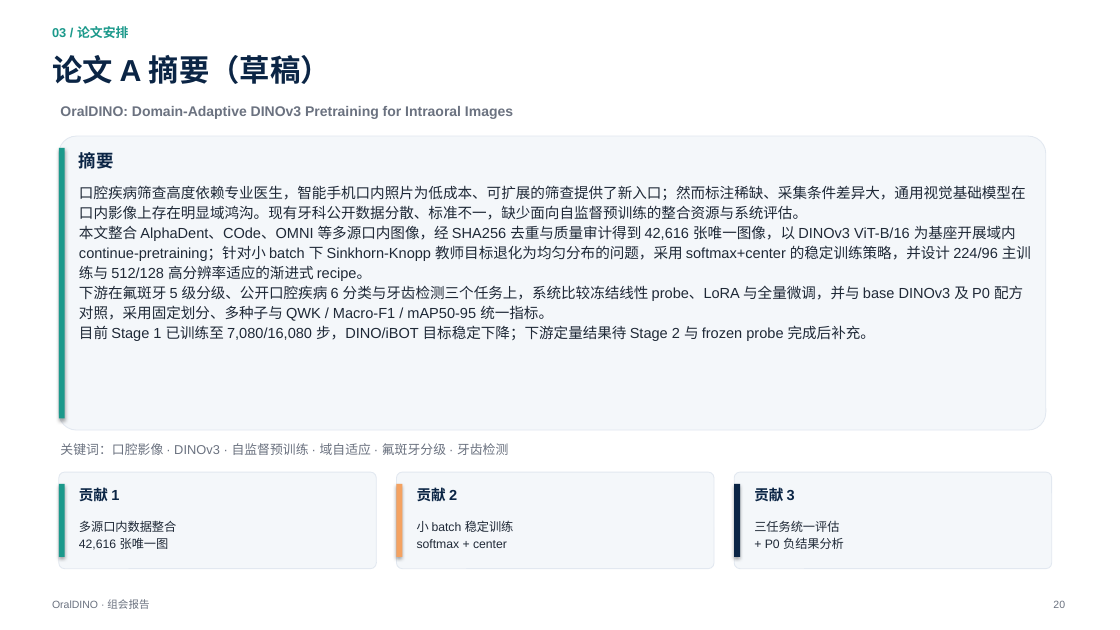
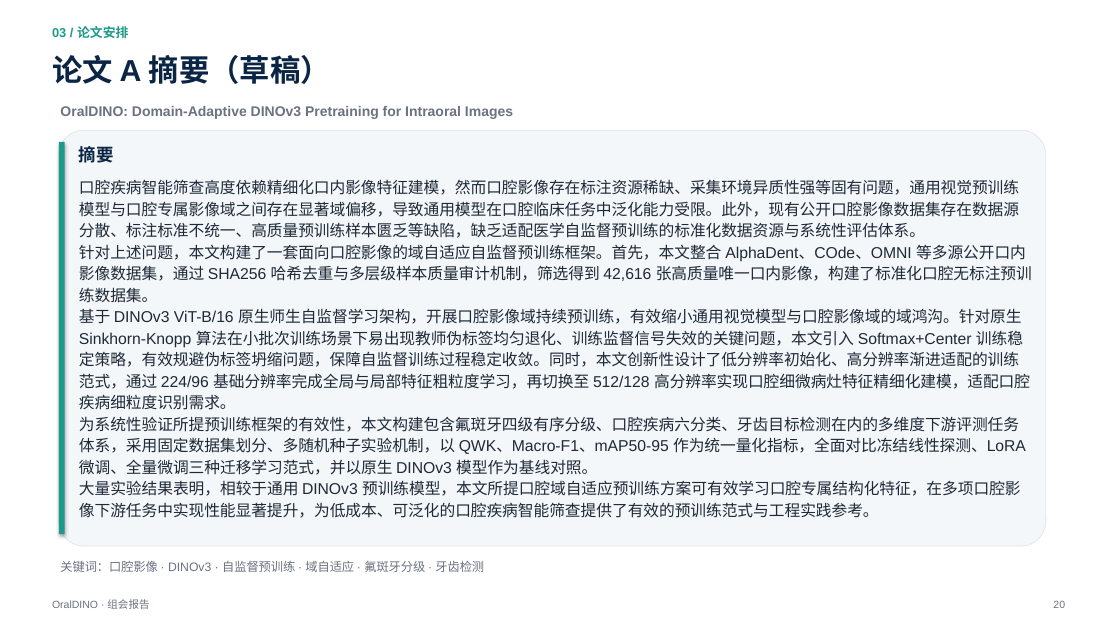
Before and after one commit to XiaoHG/MRG-05-Tooth-Seg, a slide deck: slide 20 of group-meeting/20261111/OralDINO_group_meeting_20261111.pptx. Drawn at 1120x630 pixels with LibreOffice and Linux fonts; fonts in the diff are those of the drawing. Boxes give left, top, right and bottom in pixels: in the first picture for what was removed or moved away, otherwise in the second. Text is boxed around its words. In the diff, an @@ line names an element or a change of style, - is before the commit and + after.

```diff
--- a/group-meeting/20261111/OralDINO_group_meeting_20261111.pptx
+++ b/group-meeting/20261111/OralDINO_group_meeting_20261111.pptx
@@ rounded rectangle: place and size @@
-rounded rectangle at [59,136,1046,430]
+rounded rectangle at [59,130,1046,546]
@@ rectangle: place and size @@
-rectangle at [59,148,65,418]
+rectangle at [59,142,65,534]
@@ text "摘要": place and size @@
-text "摘要" at [79,149,114,172]
+text "摘要" at [79,143,114,166]
@@ text at [79,179,1032,518]: text changed; size 12.5 to 13.5 pt @@
-口腔疾病筛查高度依赖专业医生，智能手机口内照片为低成本、可扩展的筛查提供了新入口；然而标注稀缺、采集条件差异大，通用视觉基础模型在口内影像上存在明显域鸿沟。现有牙科公开数据分散、标准不一，缺少面向自监督预训练的整合资源与系统评估。
-本文整合 AlphaDent、COde、OMNI 等多源口内图像，经 SHA256 去重与质量审计得到 42,616 张唯一图像，以 DINOv3 ViT-B/16 为基座开展域内 continue-pretraining；针对小 batch 下 Sinkhorn-Knopp 教师目标退化为均匀分布的问题，采用 softmax+center 的稳定训练策略，并设计 224/96 主训练与 512/128 高分辨率适应的渐进式 recipe。
-下游在氟斑牙 5 级分级、公开口腔疾病 6 分类与牙齿检测三个任务上，系统比较冻结线性 probe、LoRA 与全量微调，并与 base DINOv3 及 P0 配方对照，采用固定划分、多种子与 QWK / Macro-F1 / mAP50-95 统一指标。
-目前 Stage 1 已训练至 7,080/16,080 步，DINO/iBOT 目标稳定下降；下游定量结果待 Stage 2 与 frozen probe 完成后补充。
+口腔疾病智能筛查高度依赖精细化口内影像特征建模，然而口腔影像存在标注资源稀缺、采集环境异质性强等固有问题，通用视觉预训练模型与口腔专属影像域之间存在显著域偏移，导致通用模型在口腔临床任务中泛化能力受限。此外，现有公开口腔影像数据集存在数据源分散、标注标准不统一、高质量预训练样本匮乏等缺陷，缺乏适配医学自监督预训练的标准化数据资源与系统性评估体系。
+针对上述问题，本文构建了一套面向口腔影像的域自适应自监督预训练框架。首先，本文整合 AlphaDent、COde、OMNI 等多源公开口内影像数据集，通过 SHA256 哈希去重与多层级样本质量审计机制，筛选得到 42,616 张高质量唯一口内影像，构建了标准化口腔无标注预训练数据集。
+基于 DINOv3 ViT-B/16 原生师生自监督学习架构，开展口腔影像域持续预训练，有效缩小通用视觉模型与口腔影像域的域鸿沟。针对原生 Sinkhorn-Knopp 算法在小批次训练场景下易出现教师伪标签均匀退化、训练监督信号失效的关键问题，本文引入 Softmax+Center 训练稳定策略，有效规避伪标签坍缩问题，保障自监督训练过程稳定收敛。同时，本文创新性设计了低分辨率初始化、高分辨率渐进适配的训练范式，通过 224/96 基础分辨率完成全局与局部特征粗粒度学习，再切换至 512/128 高分辨率实现口腔细微病灶特征精细化建模，适配口腔疾病细粒度识别需求。
+为系统性验证所提预训练框架的有效性，本文构建包含氟斑牙四级有序分级、口腔疾病六分类、牙齿目标检测在内的多维度下游评测任务体系，采用固定数据集划分、多随机种子实验机制，以 QWK、Macro-F1、mAP50-95 作为统一量化指标，全面对比冻结线性探测、LoRA 微调、全量微调三种迁移学习范式，并以原生 DINOv3 模型作为基线对照。
+大量实验结果表明，相较于通用 DINOv3 预训练模型，本文所提口腔域自适应预训练方案可有效学习口腔专属结构化特征，在多项口腔影像下游任务中实现性能显著提升，为低成本、可泛化的口腔疾病智能筛查提供了有效的预训练范式与工程实践参考。
@@ rounded rectangle removed at [59,472,376,569] @@
@@ rounded rectangle removed at [397,472,714,569] @@
@@ rounded rectangle removed at [734,472,1052,569] @@
@@ rectangle removed at [59,484,65,557] @@
@@ text removed at [79,485,119,504] @@
-贡献 1
@@ rectangle removed at [397,484,402,557] @@
@@ text removed at [417,487,457,501] @@
-贡献 2
@@ rectangle removed at [734,484,740,557] @@
@@ text removed at [754,485,795,504] @@
-贡献 3
@@ text removed at [79,520,176,550] @@
-多源口内数据整合
-42,616 张唯一图
@@ text removed at [417,520,514,548] @@
-小 batch 稳定训练
-softmax + center
@@ text removed at [754,520,844,549] @@
-三任务统一评估
-+ P0 负结果分析
@@ text "关键词：口腔影像 · DINOv3 · 自监督预训练 ...": place and size @@
-text "关键词：口腔影像 · DINOv3 · 自监督预训练 ..." at [60,443,508,455]
+text "关键词：口腔影像 · DINOv3 · 自监督预训练 ..." at [60,561,484,572]
@@ text "关键词：口腔影像 · DINOv3 · 自监督预训练 ..." at [60,561,484,572]: size 11 to 10.5 pt @@
```
Also in this commit, not shown: 1 other file.
